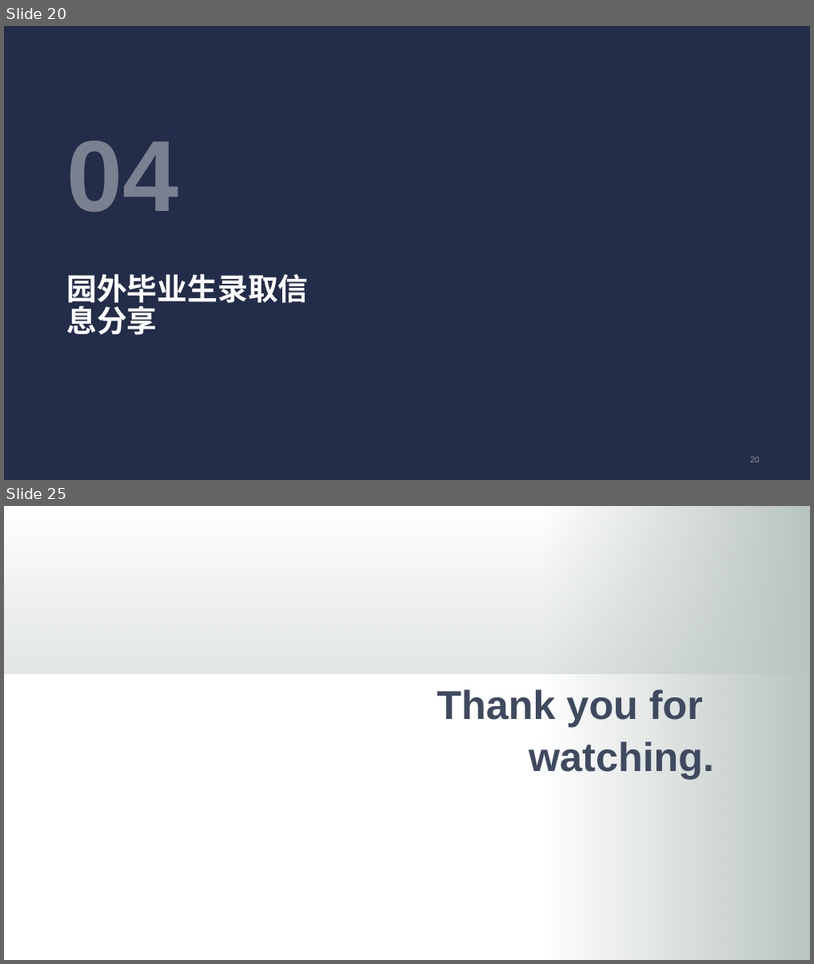
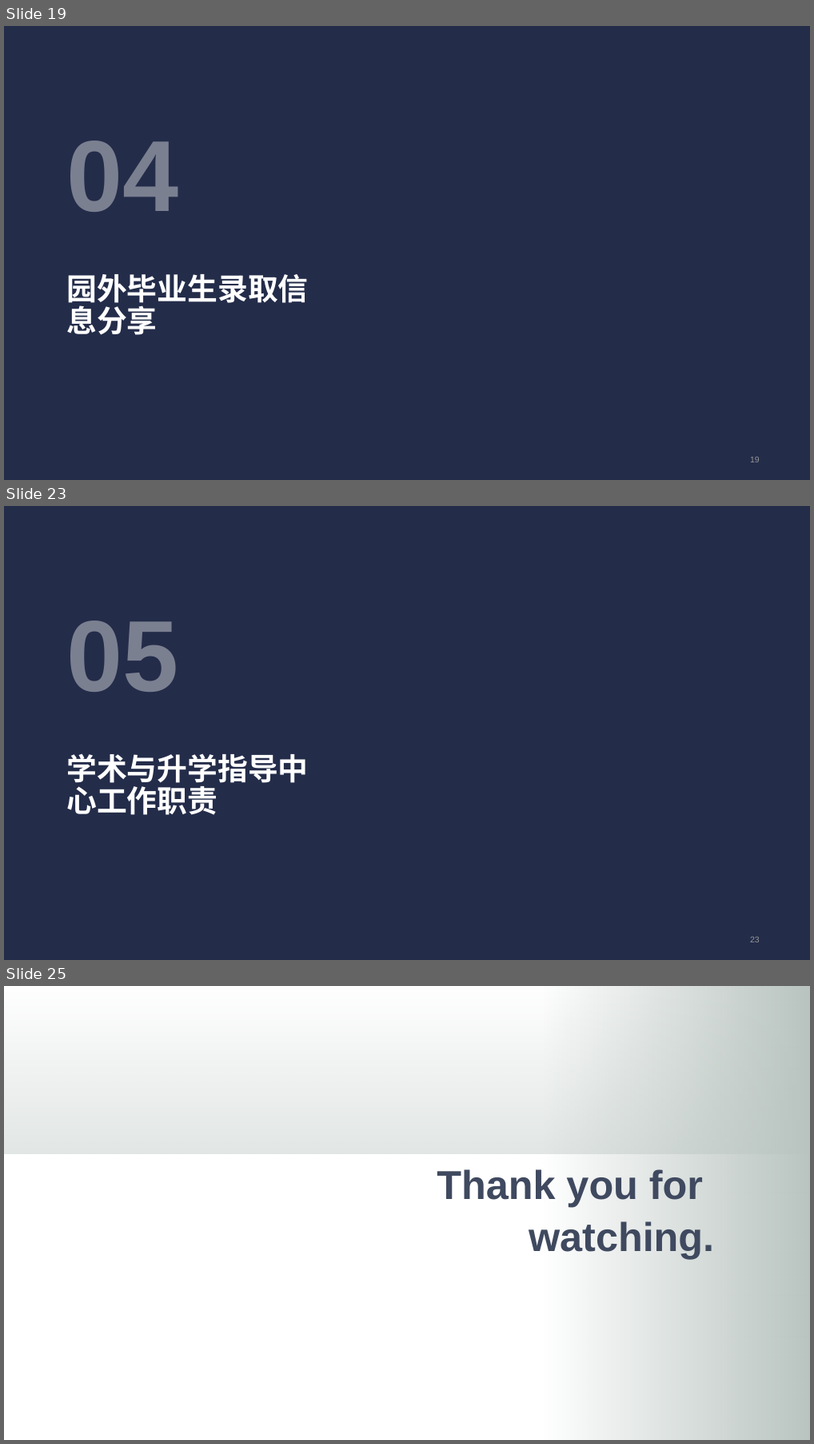
Before and after one commit to zpygithub/python-test, a slide deck: 2.pptx. Shown one above the other, each under a label of ours: slides 20 and 25 before the commit, slides 19, 23 and 25 after it; the slides between them are not shown. The pictures are 814x964 and 814x1444 pixels, drawn with LibreOffice and Linux fonts; fonts in the diff are those of the drawing; background and template pictures are left out. Boxes give left, top, right and bottom in pixels: in the first picture for what was removed or moved away, otherwise in the second. Text is boxed around its words. In the diff, an @@ line names an element or a change of style, - is before the commit and + after.

```diff
--- a/2.pptx
+++ b/2.pptx
@@ slide 23 added at (4,506,810,960), background #FFFFFF; not listed: 1 template element that a slide beside it also shows @@
@@ text added at (66,620,178,692), 120 pt, text #FFFFFF at 40% opacity, bold @@
+05
@@ title added at (66,753,308,815), 36 pt, text #FFFFFF, bold @@
+学术与升学指导中心工作职责
@@ page number added at (750,936,760,942), 10 pt, text #979797 @@
+23
@@ what was slide 20 is now slide 19 @@
@@ page number at (750,456,760,462): text changed @@
-20
+19
```
Also in this commit, not shown: 7 slides changed, 3 other slides added, 4 slides removed.
